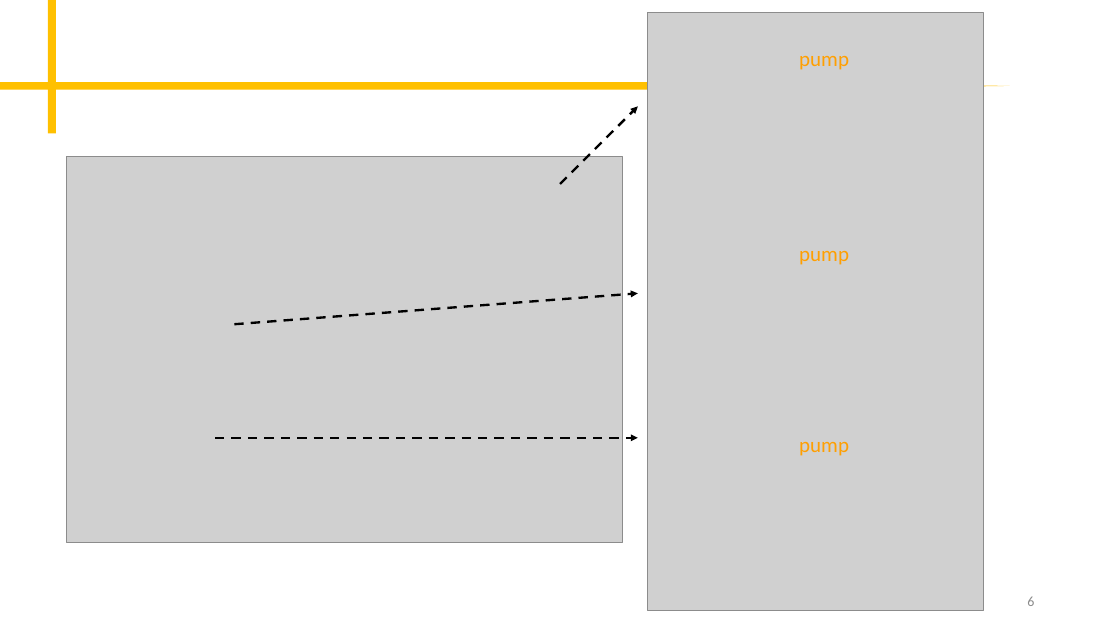
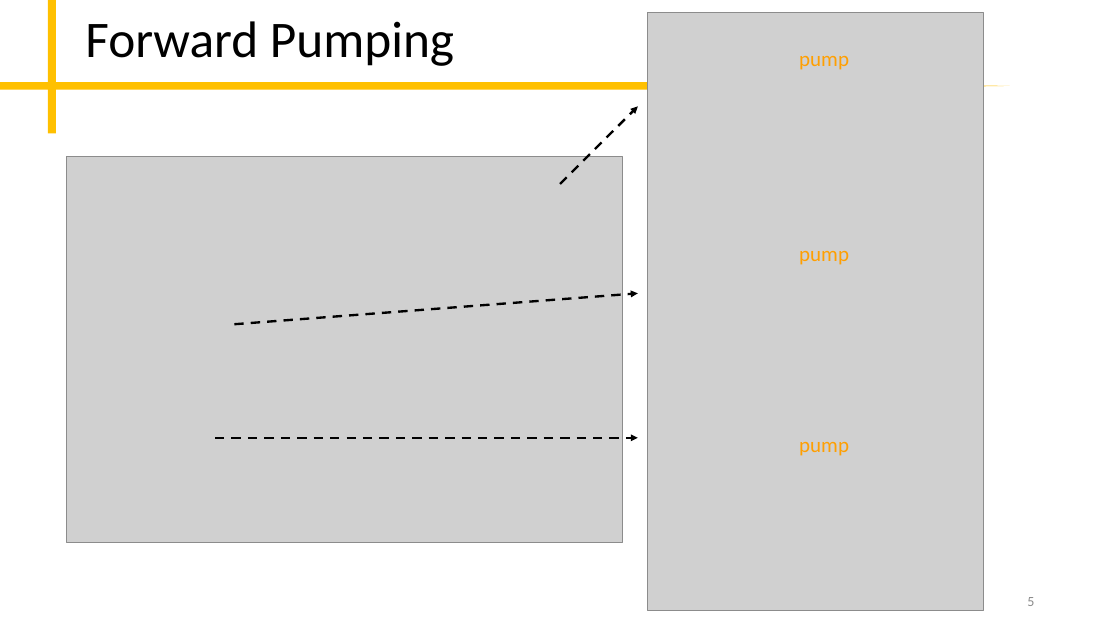
Before and after one commit to peter-chang62/Laser-Design-Scripts, a slide deck: slide 5 of memo.pptx (slide 6 before the commit). Drawn at 1120x630 pixels with LibreOffice and Linux fonts; fonts in the diff are those of the drawing; grey boxes stand for pictures. Boxes give left, top, right and bottom in pixels: in the first picture for what was removed or moved away, otherwise in the second. Text is boxed around its words. In the diff, an @@ line names an element or a change of style, - is before the commit and + after.

```diff
--- a/memo.pptx
+++ b/memo.pptx
@@ title added at (85, 21, 454, 66), 44 pt, text #000000 @@
+Forward Pumping
```
Also in this commit, not shown: 2 slides added, 1 slide removed, 1 other file.
